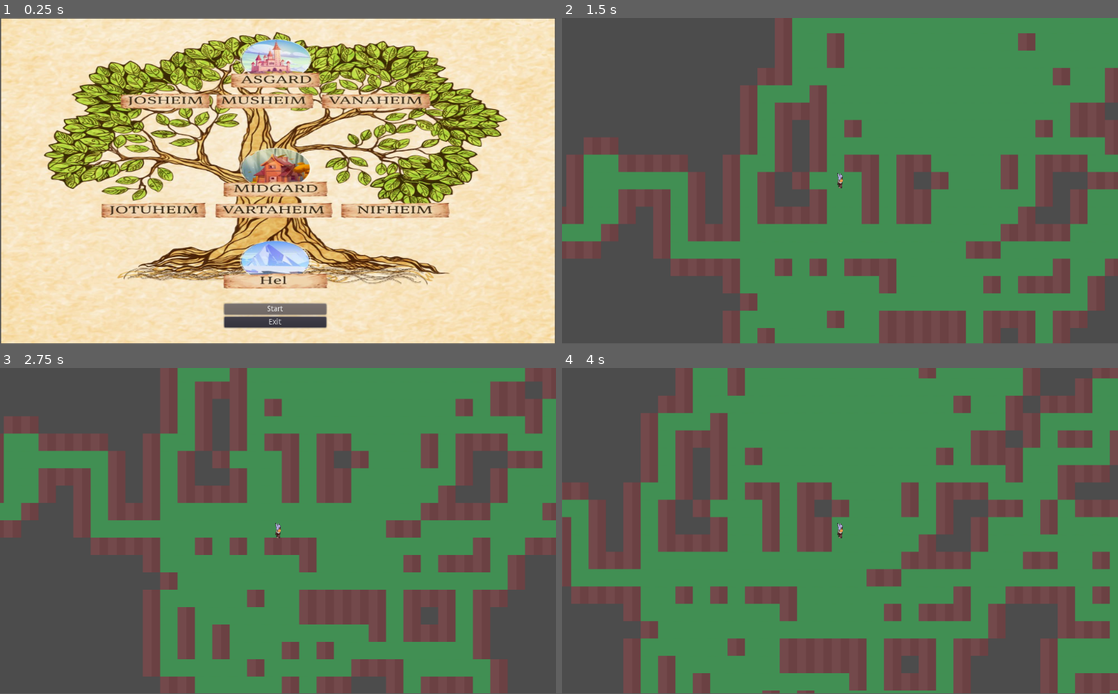
Above: before the commit, frames 1-4 (two rows, left to right).
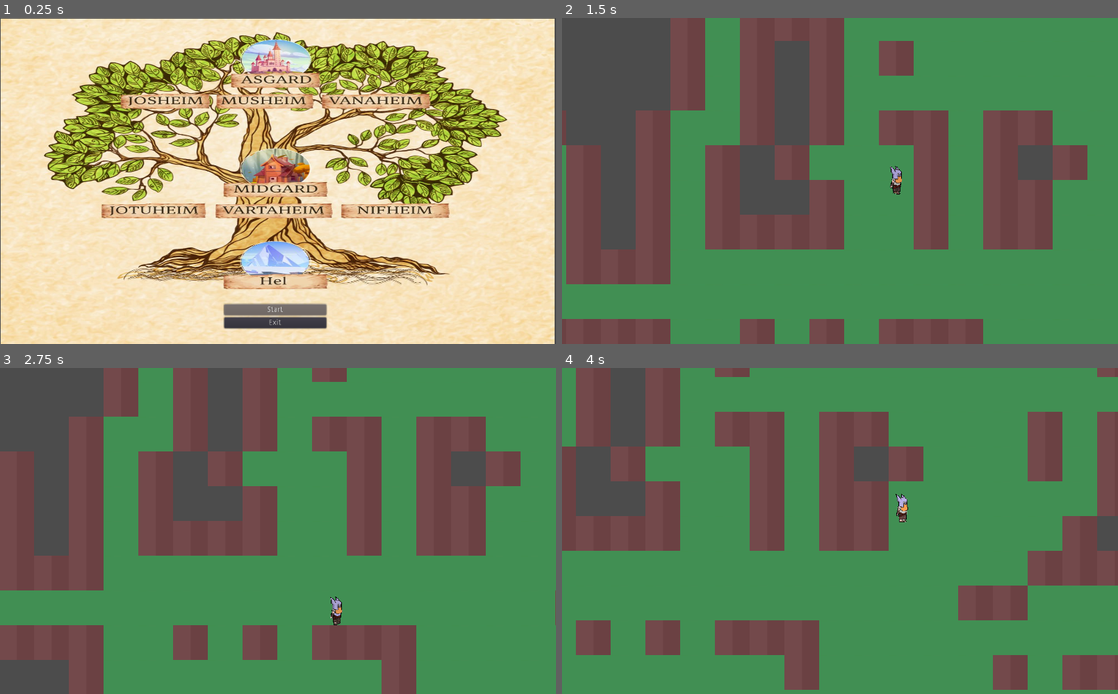
Above: after the commit, the same moments.

Repository: majg8a/game_jam_project_2023
Game: Godot game, scene res://Scenes/Menu.tscn
Same seed, same stepped clock (60 frames per second), same inputs: the game is played once before the commit and once after it. Before the commit the project has no main scene; this scene is started directly in both runs.
Inputs:
- Up to frame 1 (0.25 s): no input
- Up to frame 2 (1.5 s): click "Start" at 0.5 s; hold Right (right) from 1.28 s (still down)
- Up to frame 3 (2.75 s): release Right (right) at 2.03 s; hold S (down) from 2.03 s (still down)
- Up to frame 4 (4 s): release S (down) at 2.78 s; hold Right (right) 2.78-3.53 s; hold Up (up) from 3.53 s (still down)
The window is 800x468 before the commit and 800x469 after it. Grey fills any space a smaller window leaves; there, only what the larger window draws over its background counts as a difference.

The runs differ from the first frame. In frame 1, 10% of the frame differs, in the area x 0-100%, y 0-100%; in frame 2, 49%; in frame 3, 56%; in frame 4, 52%.

Commit message:
add walk animation n fix camera

Diff:
--- a/Scenes/Menu.tscn
+++ b/Scenes/Menu.tscn
@@ -29,6 +29,9 @@
 margin_top = 527.0
 margin_right = 601.0
 margin_bottom = 573.0
+__meta__ = {
+"_edit_use_anchors_": false
+}
 
 [node name="StartButton" type="Button" parent="VBoxContainer"]
 margin_right = 188.0
--- a/Scenes/player.tscn
+++ b/Scenes/player.tscn
@@ -1,18 +1,75 @@
-[gd_scene load_steps=4 format=2]
+[gd_scene load_steps=8 format=2]
 
 [ext_resource path="res://script/player.gd" type="Script" id=1]
-[ext_resource path="res://assets/Ragnar.png" type="Texture" id=2]
+[ext_resource path="res://assets/Player/walking/walking.png" type="Texture" id=2]
 
 [sub_resource type="RectangleShape2D" id=1]
-extents = Vector2( 8, 16 )
+extents = Vector2( 8.8769, 12.8469 )
+
+[sub_resource type="Animation" id=2]
+resource_name = "Attack"
+
+[sub_resource type="Animation" id=3]
+length = 0.001
+tracks/0/type = "value"
+tracks/0/path = NodePath("Sprite:frame")
+tracks/0/interp = 1
+tracks/0/loop_wrap = true
+tracks/0/imported = false
+tracks/0/enabled = true
+tracks/0/keys = {
+"times": PoolRealArray( 0 ),
+"transitions": PoolRealArray( 1 ),
+"update": 0,
+"values": [ 0 ]
+}
+
+[sub_resource type="Animation" id=4]
+resource_name = "Walk"
+length = 0.3
+loop = true
+tracks/0/type = "value"
+tracks/0/path = NodePath("Sprite:frame")
+tracks/0/interp = 1
+tracks/0/loop_wrap = true
+tracks/0/imported = false
+tracks/0/enabled = true
+tracks/0/keys = {
+"times": PoolRealArray( 0, 0.1, 0.2 ),
+"transitions": PoolRealArray( 1, 1, 1 ),
+"update": 1,
+"values": [ 0, 1, 2 ]
+}
+
+[sub_resource type="Animation" id=5]
+resource_name = "idle"
+tracks/0/type = "value"
+tracks/0/path = NodePath("Sprite:frame")
+tracks/0/interp = 1
+tracks/0/loop_wrap = true
+tracks/0/imported = false
+tracks/0/enabled = true
+tracks/0/keys = {
+"times": PoolRealArray( 0 ),
+"transitions": PoolRealArray( 1 ),
+"update": 1,
+"values": [ 0 ]
+}
 
 [node name="KinematicBody2D" type="KinematicBody2D"]
 script = ExtResource( 1 )
 
 [node name="CollisionShape2D" type="CollisionShape2D" parent="."]
-scale = Vector2( 0.9, 0.8 )
 shape = SubResource( 1 )
 
 [node name="Sprite" type="Sprite" parent="."]
-scale = Vector2( 0.09, 0.09 )
+position = Vector2( -1, 0 )
+scale = Vector2( 0.0603262, 0.0519512 )
 texture = ExtResource( 2 )
+hframes = 3
+
+[node name="AnimationPlayer" type="AnimationPlayer" parent="."]
+anims/Attack = SubResource( 2 )
+anims/RESET = SubResource( 3 )
+anims/Walk = SubResource( 4 )
+anims/idle = SubResource( 5 )
--- a/Scenes/world.tscn
+++ b/Scenes/world.tscn
@@ -3,7 +3,7 @@
 [ext_resource path="res://script/Walker.gd" type="Script" id=1]
 [ext_resource path="res://script/World.gd" type="Script" id=2]
 [ext_resource path="res://assets/asgard_floor_op.jpg" type="Texture" id=3]
-[ext_resource path="res://player.tscn" type="PackedScene" id=4]
+[ext_resource path="res://Scenes/player.tscn" type="PackedScene" id=4]
 [ext_resource path="res://assets/wall.jpg" type="Texture" id=6]
 
 [sub_resource type="ConvexPolygonShape2D" id=1]
@@ -56,8 +56,18 @@
 format = 1
 script = ExtResource( 1 )
 
-[node name="player" parent="." instance=ExtResource( 4 )]
-position = Vector2( 16, 16 )
+[node name="Player" parent="." instance=ExtResource( 4 )]
+position = Vector2( 32, 32 )
 
-[node name="Camera2D" type="Camera2D" parent="player"]
+[node name="Camera2D" type="Camera2D" parent="Player"]
+position = Vector2( -29, -29 )
 current = true
+zoom = Vector2( 0.5, 0.5 )
+drag_margin_h_enabled = true
+drag_margin_v_enabled = true
+smoothing_enabled = true
+offset_h = 0.5
+offset_v = 0.5
+drag_margin_left = 0.1
+drag_margin_right = 0.1
+editor_draw_drag_margin = true
--- a/asgard_floor.tres
+++ b/asgard_floor.tres
@@ -2,6 +2,7 @@
 
 [ext_resource path="res://assets/asgard_floor_op.jpg" type="Texture" id=1]
 [ext_resource path="res://assets/wall.jpg" type="Texture" id=2]
+
 
 [sub_resource type="ConvexPolygonShape2D" id=1]
 points = PoolVector2Array( 0, 0, 32, 0, 32, 32, 0, 32 )
--- a/player.tscn
+++ b/player.tscn
@@ -1,7 +1,8 @@
 [gd_scene load_steps=4 format=2]
 
 [ext_resource path="res://script/player.gd" type="Script" id=1]
-[ext_resource path="res://assets/Ragnar.png" type="Texture" id=2]
+[ext_resource path="res://assets/Player/Ragnar.png" type="Texture" id=2]
+
 
 [sub_resource type="RectangleShape2D" id=1]
 extents = Vector2( 8, 16 )
--- a/project.godot
+++ b/project.godot
@@ -11,7 +11,13 @@
 [application]
 
 config/name="random_level_walker"
+run/main_scene="res://Scenes/Menu.tscn"
 config/icon="res://icon.png"
+
+[display]
+
+window/size/fullscreen=true
+window/stretch/mode="2d"
 
 [gui]
 
--- a/script/Menu.gd
+++ b/script/Menu.gd
@@ -8,7 +8,9 @@
 
 # Called when the node enters the scene tree for the first time.
 func _ready():
+
 	$VBoxContainer/StartButton.grab_focus()
+
 
 func _on_StartButton_pressed():
 	get_tree().change_scene("res://Scenes/world.tscn")
--- a/script/player.gd
+++ b/script/player.gd
@@ -3,16 +3,34 @@
 var speed = 200
 var velocity = Vector2()
 
+onready var sprite = $Sprite
+onready var animationPlayer = $AnimationPlayer
+
 func _physics_process(delta):
 	velocity = Vector2()
 
-	if Input.is_action_pressed("down"):
-		velocity.y += speed
-	if Input.is_action_pressed("up"):
-		velocity.y -= speed
-	if Input.is_action_pressed("left"):
-		velocity.x -= speed
-	if Input.is_action_pressed("right"):
-		velocity.x += speed
+
+	if Input.is_action_pressed("down") or Input.is_action_pressed("up") or Input.is_action_pressed("left") or Input.is_action_pressed("right"):
+		if Input.is_action_pressed("down"):
+
+			velocity.y += speed
+
+		elif Input.is_action_pressed("up"):
+
+			velocity.y -= speed
+
+		if Input.is_action_pressed("left"):
+			sprite.flip_h = true
+			velocity.x -= speed
+
+		elif Input.is_action_pressed("right"):
+			sprite.flip_h = false
+			velocity.x += speed
+
+		animationPlayer.play("Walk")
+
+	else:
+		animationPlayer.play("idle")
+
 
 	move_and_slide(velocity)
--- a/world.tscn
+++ b/world.tscn
@@ -5,6 +5,7 @@
 [ext_resource path="res://assets/asgard_floor_op.jpg" type="Texture" id=3]
 [ext_resource path="res://player.tscn" type="PackedScene" id=4]
 [ext_resource path="res://assets/wall.jpg" type="Texture" id=6]
+
 
 [sub_resource type="ConvexPolygonShape2D" id=1]
 points = PoolVector2Array( 0, 0, 32, 0, 32, 32, 0, 32 )
Not shown, added: Music/Intro.mp3.import
Renamed: assets/Ragnar.png -> assets/Player/Ragnar.png
Not shown, added: assets/Player/Ragnar.png.import
Binary file added: assets/Player/attacking/Atacar-1.png
Not shown, added: assets/Player/attacking/Atacar-1.png.import
Binary file added: assets/Player/attacking/Atacar-2.png
Not shown, added: assets/Player/attacking/Atacar-2.png.import
Binary file added: assets/Player/walking/walking.png
Not shown, added: assets/Player/walking/walking.png.import
Not shown, removed: assets/Ragnar.png.import
Not shown, added: Music/Intro.mp3
Not shown, added: assets/Player/attacking/Aseprite-v1.2.40-trial-Portable.zip
